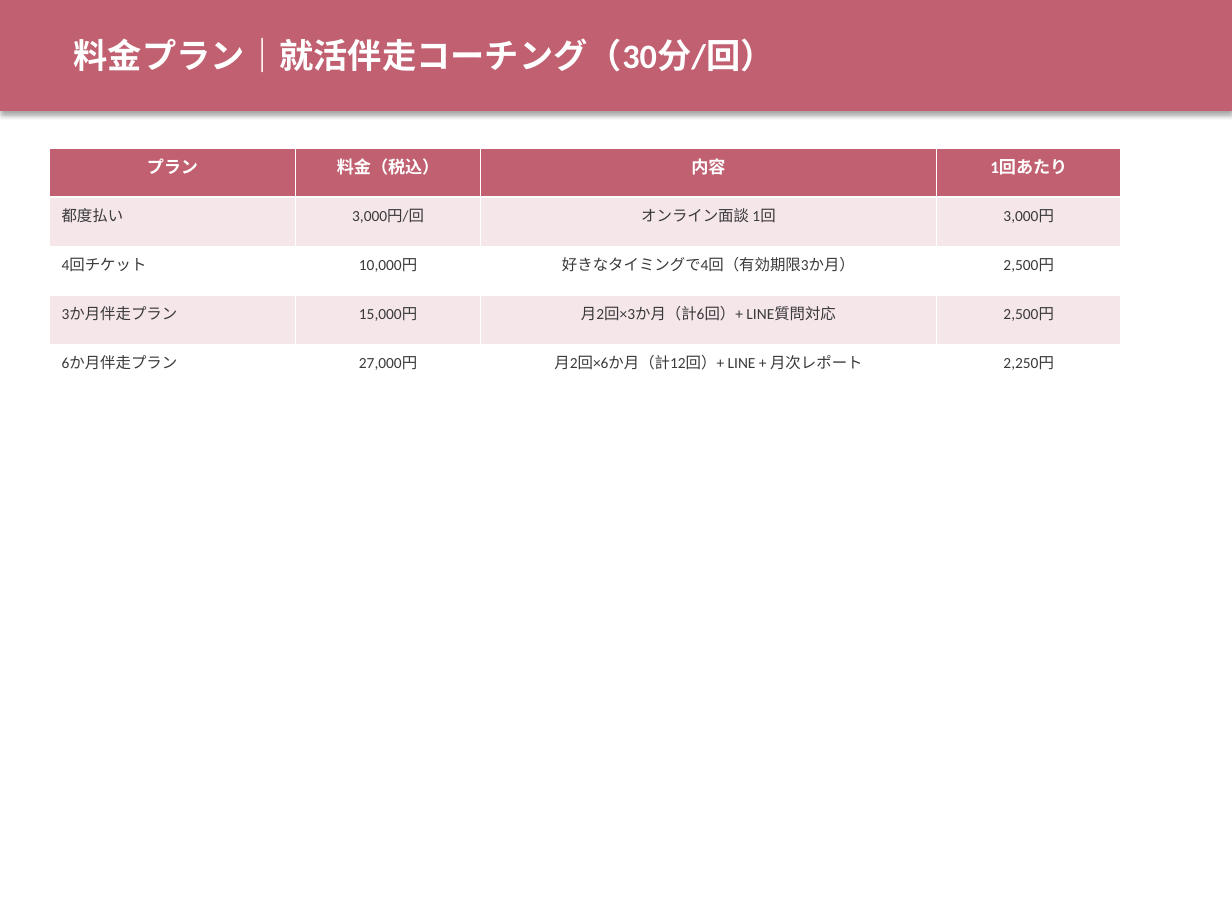
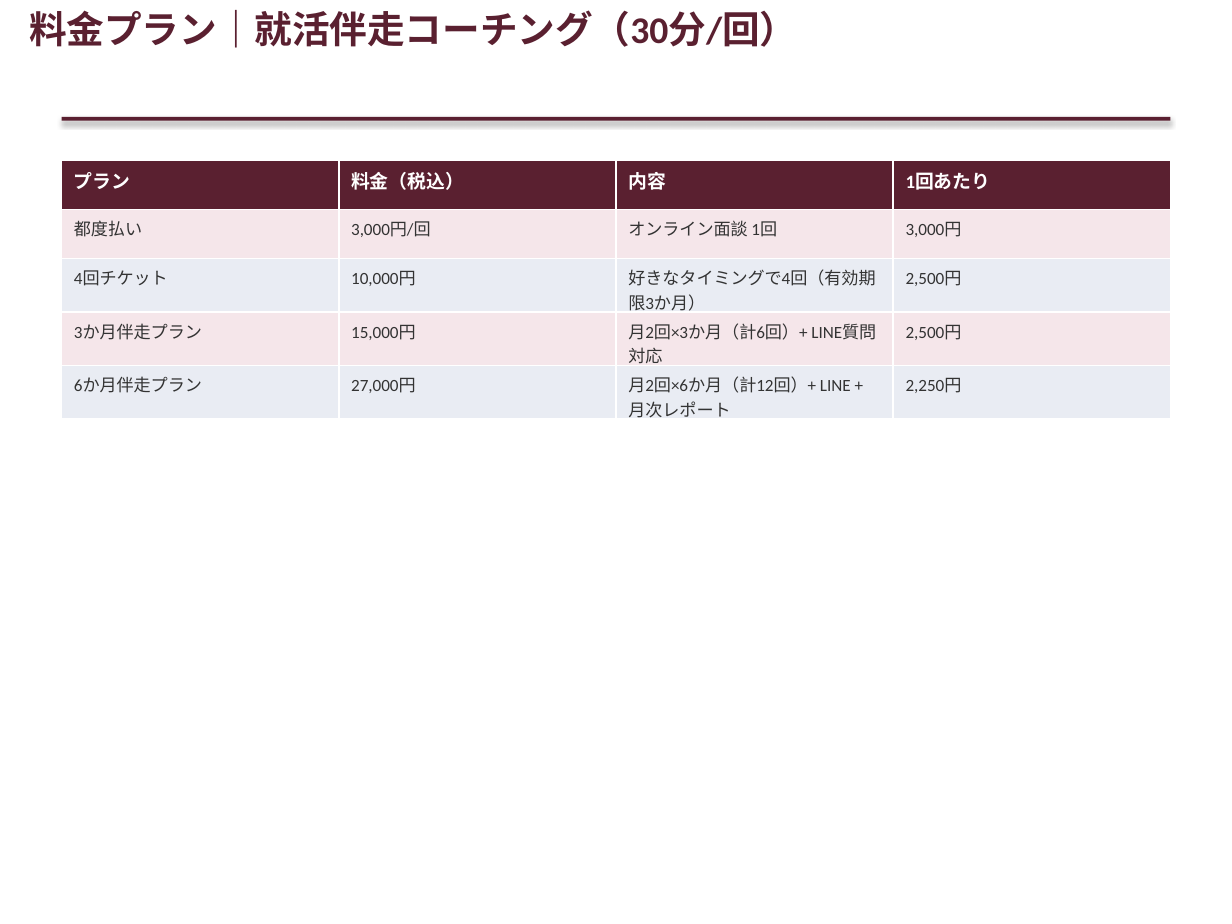
Before and after one commit to mai-san447/hanasaku-career, a slide deck: slide 5 of docs/hanasaku_service_overview.pptx. Drawn at 1232x924 pixels with LibreOffice and Linux fonts; fonts in the diff are those of the drawing. Boxes give left, top, right and bottom in pixels: in the first picture for what was removed or moved away, otherwise in the second. Text is boxed around its words. In the diff, an @@ line names an element or a change of style, - is before the commit and + after.

```diff
--- a/docs/hanasaku_service_overview.pptx
+++ b/docs/hanasaku_service_overview.pptx
@@ text "料金プラン｜就活伴走コーチング（30分/回）": place and size @@
-text "料金プラン｜就活伴走コーチング（30分/回）" at bbox=[74, 38, 775, 72]
+text "料金プラン｜就活伴走コーチング（30分/回）" at bbox=[29, 10, 797, 48]
@@ text "料金プラン｜就活伴走コーチング（30分/回）" at bbox=[29, 10, 797, 48]: size 20 to 22 pt, text colour #FFFFFF to #5A2030; line spacing 30pt to 1 @@
@@ rectangle: place and size @@
-rectangle at bbox=[0, 0, 1232, 111]
+rectangle at bbox=[62, 117, 1170, 121]
@@ rectangle at bbox=[62, 117, 1170, 121]: fill #C06070 to #5A2030 @@
@@ table at bbox=[62, 160, 1170, 422] @@
@@ fill #C06070 to #5A2030 in row 1 @@
@@ fill #FFFFFF to #E9EDF4 in 8 cells @@
@@ size 10 to 11 pt in "プラン", "料金（税込）", "内容", "1回あたり" @@
@@ size 9 to 10 pt, text colour #3A3A3A to #333333 @@
@@ alignment centre to left @@
@@ table: place and size @@
-table at bbox=[49, 148, 1121, 394]
+table at bbox=[62, 160, 1170, 422]
```
Also in this commit, not shown: 9 other slides changed, 1 other file.
